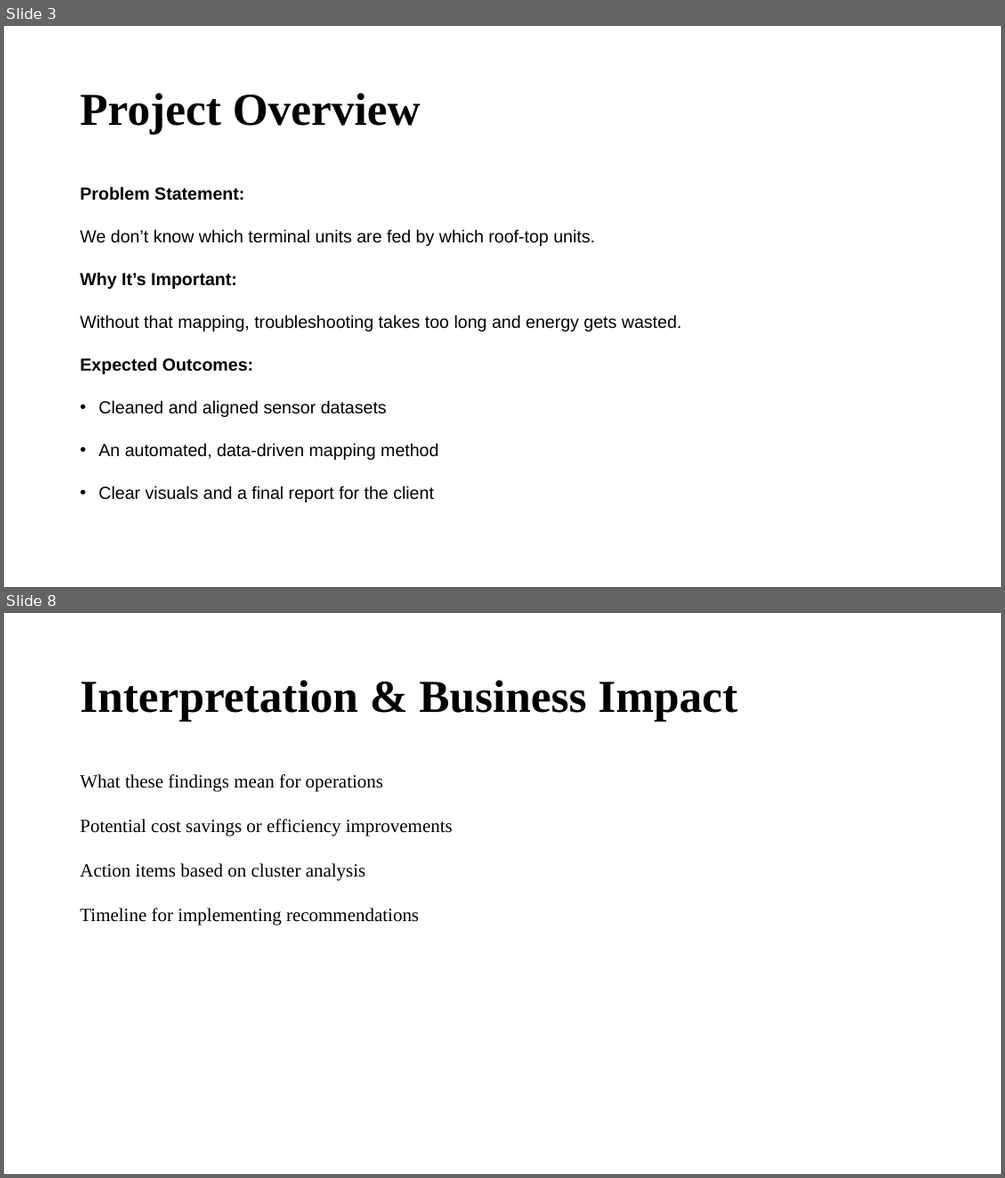
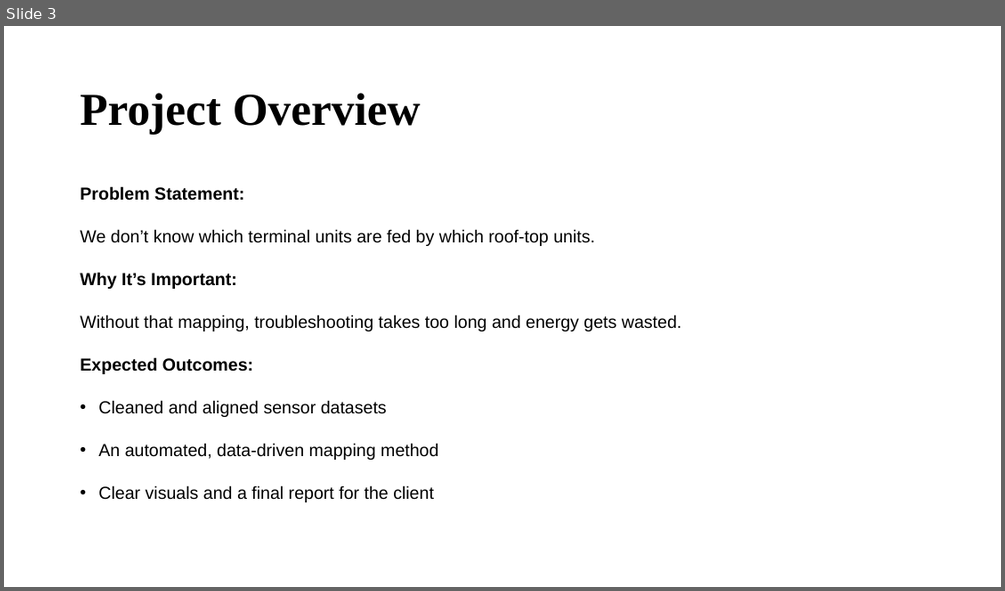
Before and after one commit to west-bri/HVACFinal, a slide deck: HVAC_Final_Presentation.pptx. Shown one above the other, each under a label of ours: slides 3 and 8 before the commit, slide 3 after it; the slides between them are not shown. The pictures are 1005x1178 and 1005x591 pixels, drawn with LibreOffice and Linux fonts; fonts in the diff are those of the drawing. Boxes give left, top, right and bottom in pixels: in the first picture for what was removed or moved away, otherwise in the second. Text is boxed around its words. In the diff, an @@ line names an element or a change of style, - is before the commit and + after.

```diff
--- a/HVAC_Final_Presentation.pptx
+++ b/HVAC_Final_Presentation.pptx
@@ slide 8 removed at [4,613,1001,1174], background #FFFFFF @@
@@ title removed at [80,680,737,721] @@
-Interpretation & Business Impact
@@ text removed at [80,774,453,925] @@
-What these findings mean for operations
-Potential cost savings or efficiency improvements
-Action items based on cluster analysis
-Timeline for implementing recommendations
```
Also in this commit, not shown: 7 other slides changed, 2 slides added, 1 other slide removed.
